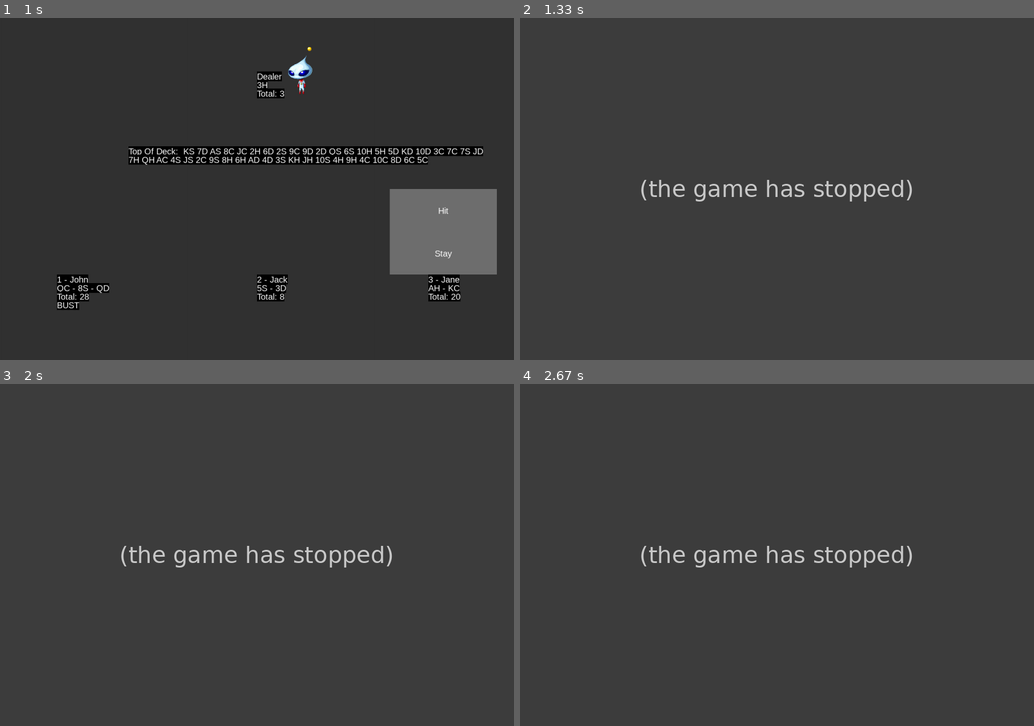
Above: before the commit, frames 1-4 (two rows, left to right).
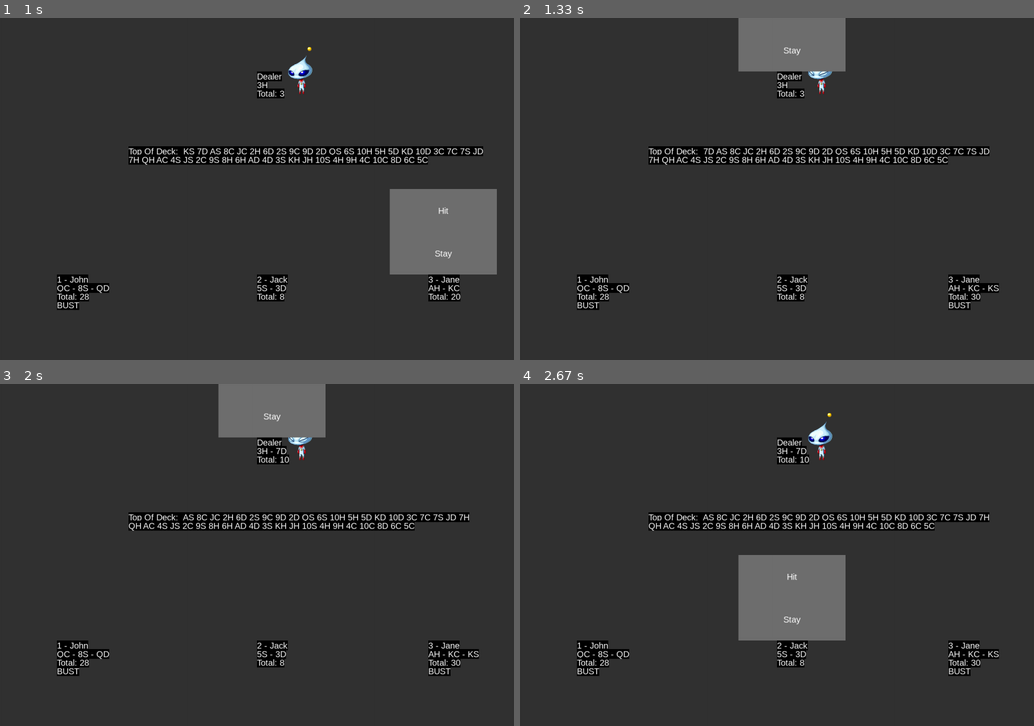
Above: after the commit, the same moments.

Repository: ekoret/blackjack-py
Game: pygame game, started from main.py
The game is run twice, just before and just after one commit, with the same random seed, the same clock (stepped at 60 frames per second) and the same inputs.
Inputs (mouse positions are in pixels of both pictures, inside the frame that each line leads up to):
- Up to frame 1 (1 s): click "Hit" at 0.38 s; click (308, 264) at 0.72 s
- Up to frame 2 (1.33 s): click "Hit" at 1.05 s
- Up to frame 3 (2 s): click "Hit" at 1.38 s; click (267, 438) at 1.72 s
- Up to frame 4 (2.67 s): click "Stay" at 2.55 s

Frame 1 is identical in both runs. In frame 2, 9.3% of the frame differs, in the area x 11-94%, y 0-86%; in frame 3, 9.3%; in frame 4, 11%, in the area x 11-94%, y 8-86%.
Error before the commit: IndexError: list index out of range (game.py line 91); the game stopped at 1.1 s (later frames are placeholders)

Commit message:
bust label shows

Diff:
--- a/game.py
+++ b/game.py
@@ -27,6 +27,7 @@
         self.player_count = 0
         self.current_player_turn = 1
         self.player_menu = PlayerMenu(self)
+        self.game_running = True
 
     """Method for adding a player to the game"""
 
@@ -88,20 +89,28 @@
             self.players[3].x = (self.settings.screen_width - 200)
 
         while (True):
-            current_player = self.players[self.current_player_turn]
-            if (current_player.get_hand_total() > 21):
-                current_player.lost = True
-                self.current_player_turn += 1
-                continue
+            if (self.game_running):
+                current_player = self.players[self.current_player_turn]
 
-            self.run_event_loop()
-            self.screen.fill(self.bg_colour)  # draw bg
+                if (current_player.get_hand_total() > 21):
+                    if (self.current_player_turn == 0):
+                        # here the game should end
+                        self.game_running = False
 
-            """Draw players and dealer"""
-            self.draw_players()
-            self.draw_dealer()
-            self.table.draw_remaining_cards(300, 300)
-            self.player_menu.draw(current_player)
+                    current_player.lost = True
+                    self.current_player_turn += 1
+                    if (self.current_player_turn > self.player_count):
+                        self.current_player_turn = 0
+                    continue
+
+                self.run_event_loop()
+                self.screen.fill(self.bg_colour)  # draw bg
+
+                """Draw players and dealer"""
+                self.draw_players()
+                self.draw_dealer()
+                self.table.draw_remaining_cards(300, 300)
+                self.player_menu.draw(current_player)
 
             pygame.display.flip()  # update the screen
             self.clock.tick(self.framerate)  # set the framerate
